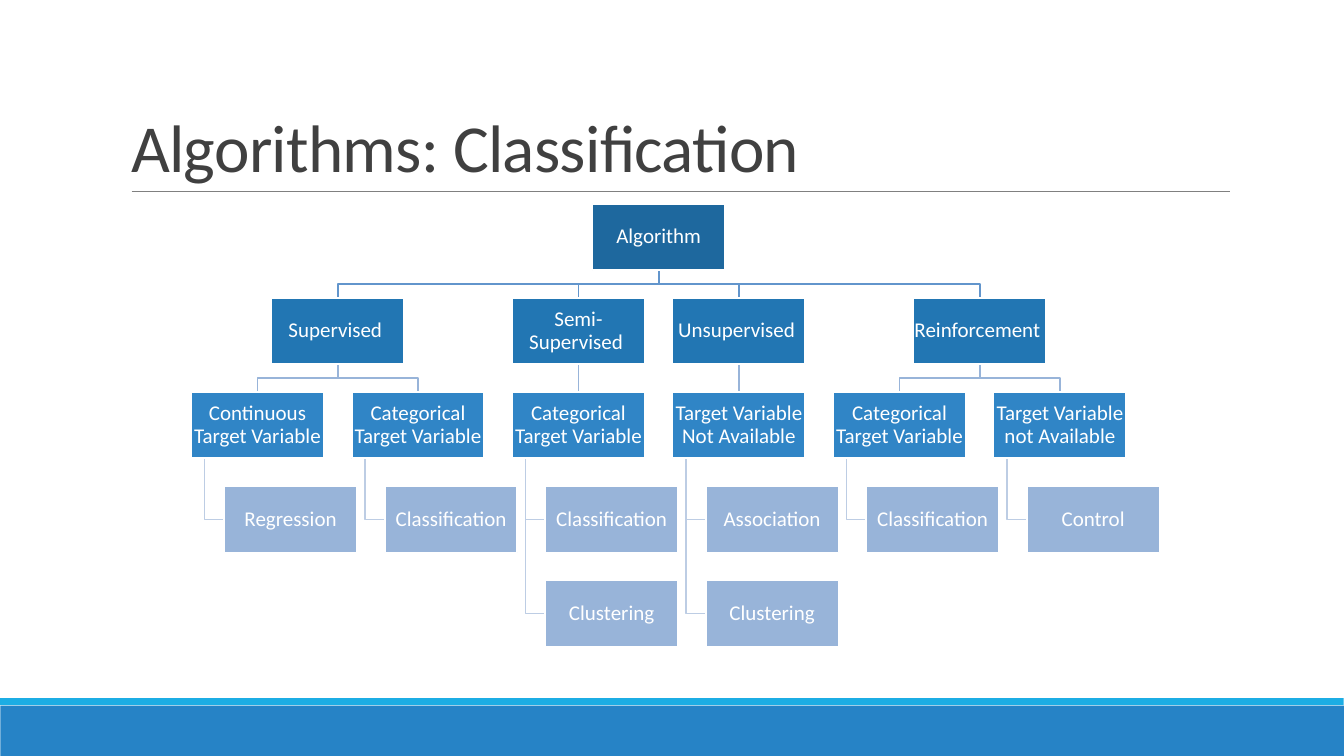
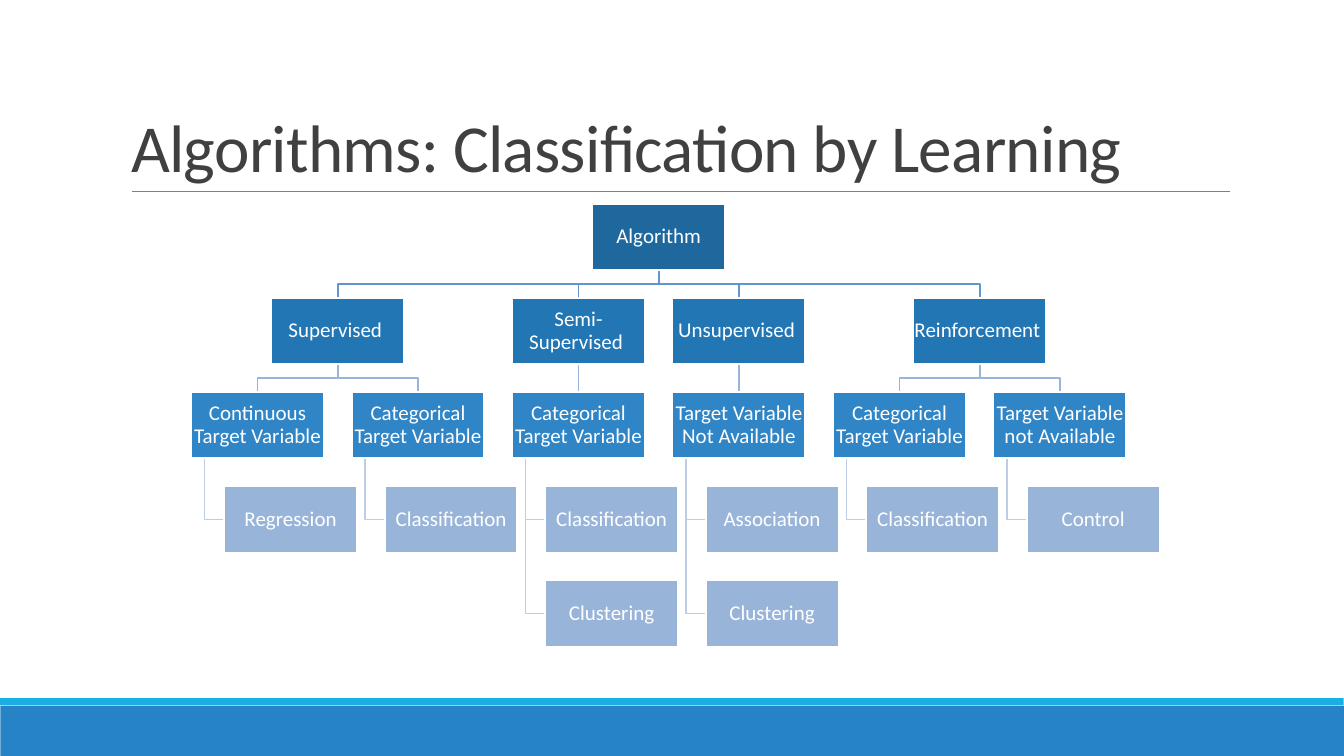
Before and after one commit to DistributedSystems-Fall2018-NEDUET/project-dist_sys, a slide deck: slide 22 of Project Interim Submission/Generic DS Framework.pptx. Drawn at 1344x756 pixels with LibreOffice and Linux fonts; fonts in the diff are those of the drawing. Boxes give left, top, right and bottom in pixels: in the first picture for what was removed or moved away, otherwise in the second. Text is boxed around its words. In the diff, an @@ line names an element or a change of style, - is before the commit and + after.

Commit message:
Added: Algo Classification by type
Added: new slide Algorithm Classification by type

```diff
--- a/Project Interim Submission/Generic DS Framework.pptx
+++ b/Project Interim Submission/Generic DS Framework.pptx
@@ title at box(131, 125, 1121, 184): text changed @@
-Algorithms: Classification
+Algorithms: Classification by Learning
```
Also in this commit, not shown: 1 slide added, 1 slide removed.
